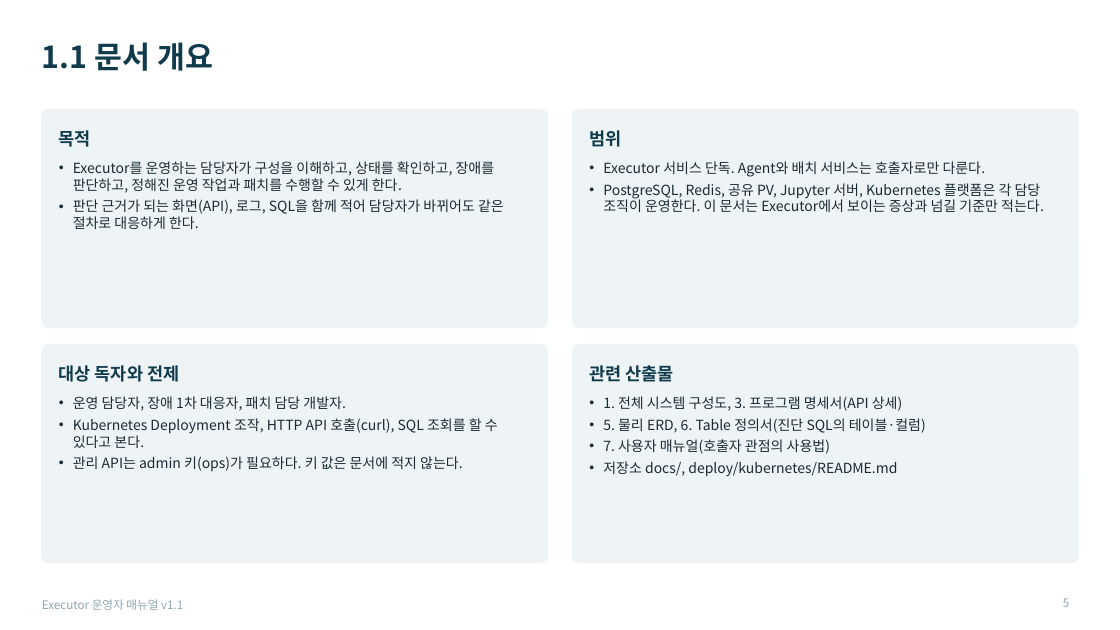
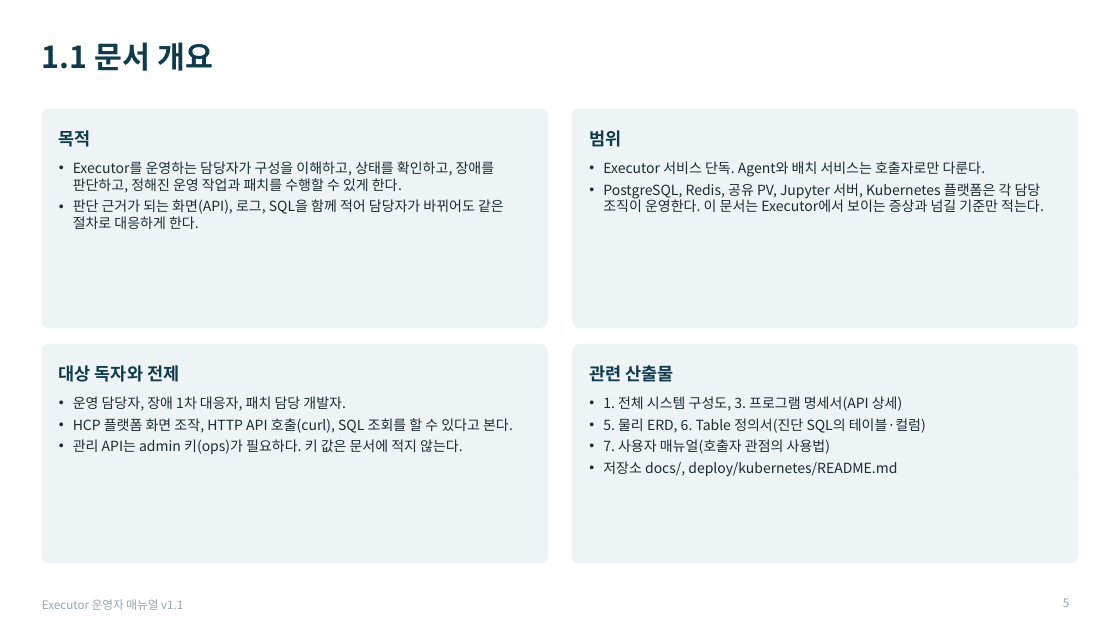
Before and after one commit to KimHwaJin/executor, a slide deck: slide 5 of docs/deliverables/08-운영자-매뉴얼.pptx. Drawn at 1120x630 pixels with LibreOffice and Linux fonts; fonts in the diff are those of the drawing. Boxes give left, top, right and bottom in pixels: in the first picture for what was removed or moved away, otherwise in the second. Text is boxed around its words. In the diff, an @@ line names an element or a change of style, - is before the commit and + after.

```diff
--- a/docs/deliverables/08-운영자-매뉴얼.pptx
+++ b/docs/deliverables/08-운영자-매뉴얼.pptx
@@ text at (73,418,513,433): text changed @@
-• Kubernetes Deployment 조작, HTTP API 호출(curl), SQL 조회를 할 수 있다고 본다.
+• HCP 플랫폼 화면 조작, HTTP API 호출(curl), SQL 조회를 할 수 있다고 본다.
```
Also in this commit, not shown: 11 other slides changed, 3 other files.
